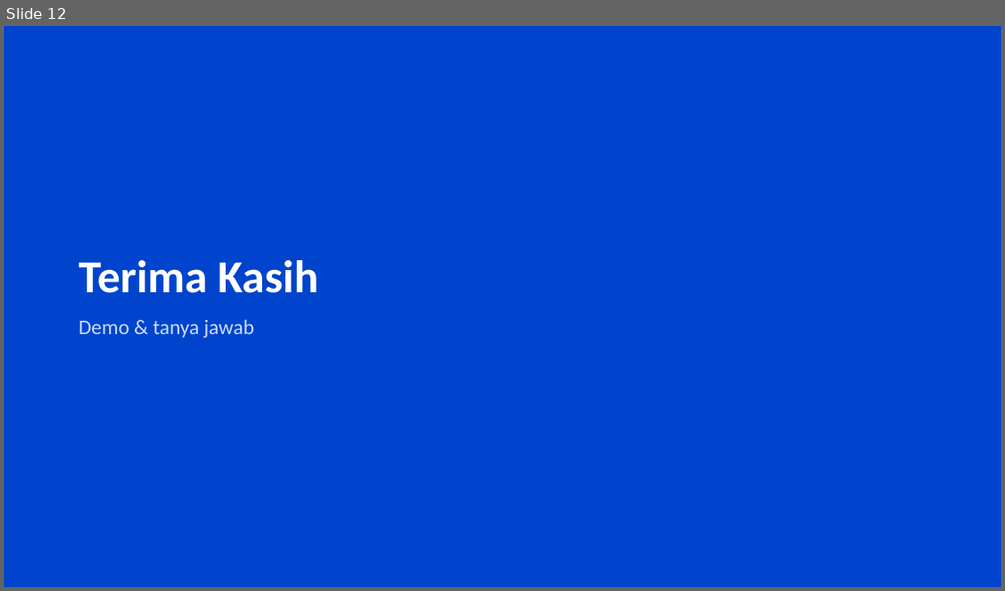
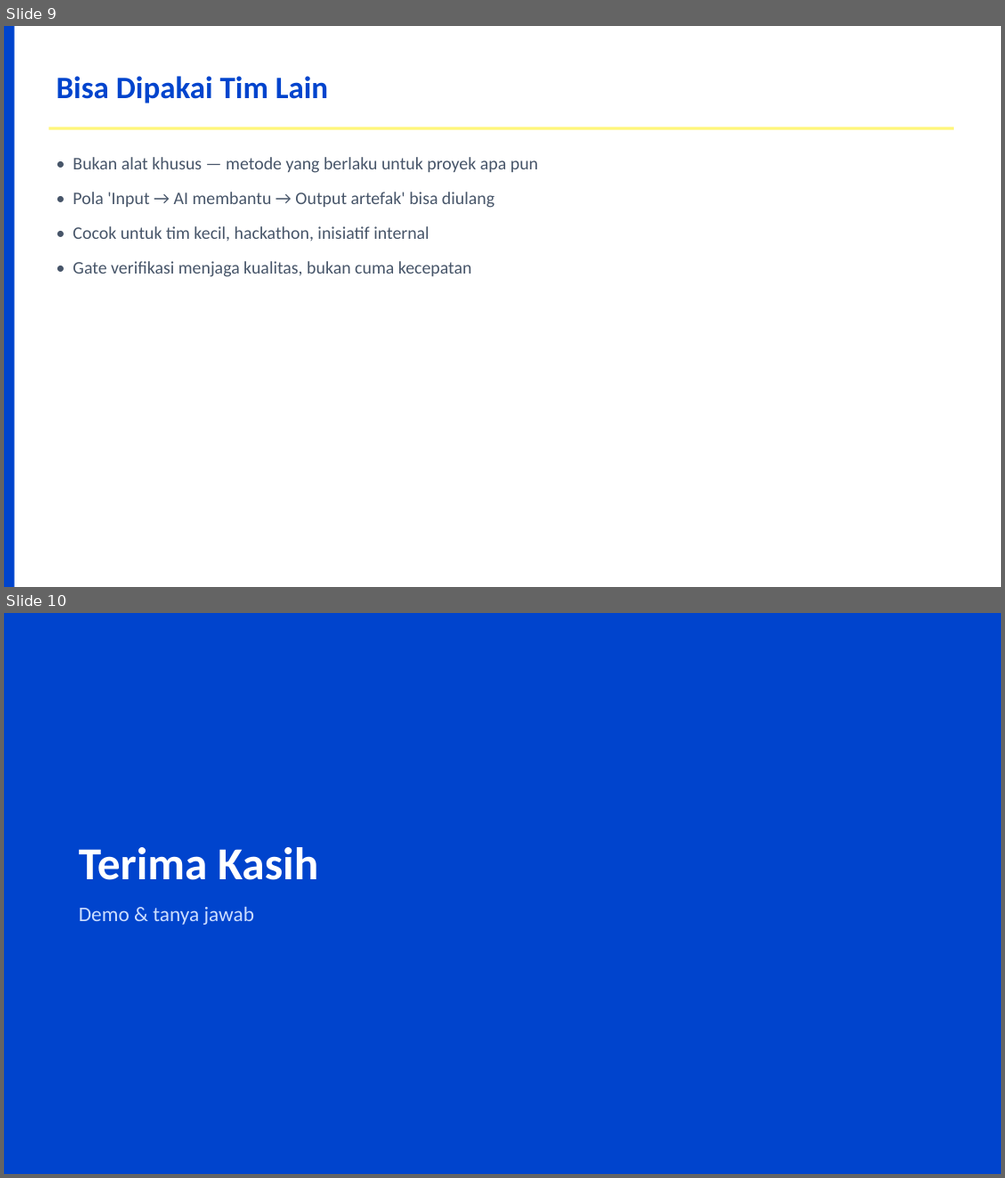
Before and after one commit to dhenta312/hackathon-appraisal, a slide deck: Presentasi-Penilaian-Kinerja.pptx. Shown one above the other, each under a label of ours: slide 12 before the commit, slides 9 and 10 after it. The pictures are 1005x591 and 1005x1178 pixels, drawn with LibreOffice and Linux fonts; fonts in the diff are those of the drawing. Boxes give left, top, right and bottom in pixels: in the first picture for what was removed or moved away, otherwise in the second. Text is boxed around its words. In the diff, an @@ line names an element or a change of style, - is before the commit and + after.

```diff
--- a/Presentasi-Penilaian-Kinerja.pptx
+++ b/Presentasi-Penilaian-Kinerja.pptx
@@ slide 9 added at box(4, 26, 1001, 587), background #FFFFFF @@
@@ rectangle added at box(4, 26, 15, 587), fill #0044CD @@
@@ text added at box(57, 76, 328, 103), 30 pt, text #0044CD, bold @@
+Bisa Dipakai Tim Lain
@@ rectangle added at box(48, 127, 954, 130), fill #FFF67A @@
@@ text added at box(73, 157, 538, 277), 17 pt, text #475569 @@
+• Bukan alat khusus — metode yang berlaku untuk proyek apa pun
+• Pola 'Input → AI membantu → Output artefak' bisa diulang
+• Cocok untuk tim kecil, hackathon, inisiatif internal
+• Gate verifikasi menjaga kualitas, bukan cuma kecepatan
@@ what was slide 12 is now slide 10 @@
```
Also in this commit, not shown: 2 slides changed, 6 other slides added, 9 slides removed, 2 other files.
